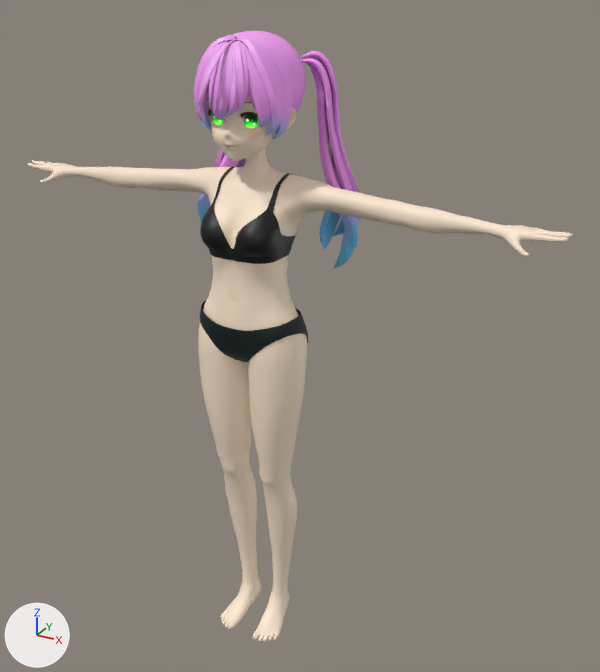
Two versions of the FBX model exported/mccc.fbx, one commit apart.
Rendered twice from a 50 mm lens placed at (0.973, -1.578, 1.682), pointed at (0.071, 0.062, 0.862). The lights are fixed; the arrows at lower left show +X, +Y and +Z. Where no turn or scale is listed for an object, it has been applied to the vertices.

The scene before the commit, as lines of its bpy script (objects in view):
```python
me_face = bpy.data.meshes.new('Face')
me_face.from_pydata(...)  # 2574 vertices, 2580 faces; spans x -0.096..0.096, y -0.125..0.058, z 1.312..1.528
# faces by material slot: [1910, 130, 192, 64, 278, 6]
me_face.materials.append(mat_face)  # picture img_facebasecolor_png
me_face.materials.append(mat_eye_white)  # picture img_facebasecolor_png
me_face.materials.append(mat_eyes)
me_face.materials.append(mat_eyereflection)  # white #e7e7e7
me_face.materials.append(mat_eyelid)  # picture img_facebasecolor_png
me_face.materials.append(mat_expression)  # picture img_expressionbasecolor_png
me_nurbspath_005 = bpy.data.meshes.new('NurbsPath.005')
me_nurbspath_005.from_pydata(...)  # 4141 vertices, 4050 faces; spans x -0.218..0.218, y 0.058..0.17, z 1.026..1.525
me_nurbspath_005.materials.append(mat_hair_back)  # picture img_hair_back_basecolor_edit_png
me_sphere_005 = bpy.data.meshes.new('Sphere.005')
me_sphere_005.from_pydata(...)  # 557 vertices, 496 faces; spans x -0.096..0.096, y -0.137..0.05, z 1.097..1.274
me_sphere_005.materials.append(mat_yurut)  # picture img_yurut_png
ob_face = bpy.data.objects.new('Face', me_face)
ob_face.location = (0.0, 0.0, 0.0)
ob_sphere_001 = bpy.data.objects.new('Sphere.001', me_sphere_005)
ob_sphere_001.location = (0.0, 0.0, 0.0)
ob_twintail = bpy.data.objects.new('TwinTail', me_nurbspath_005)
ob_twintail.location = (0.0, 0.0, 0.0)
# also in view: 'Body' at (0.0, -0.044, 0.7); 'Shorts' at (0.0, -0.043, 0.892); 'BackHair' at (0.0, 0.016, 1.457); 'FrontHair' at (-0.001, -0.11, 1.468); 'SideHair.mk2' at (0.0, -0.057, 1.461)
```
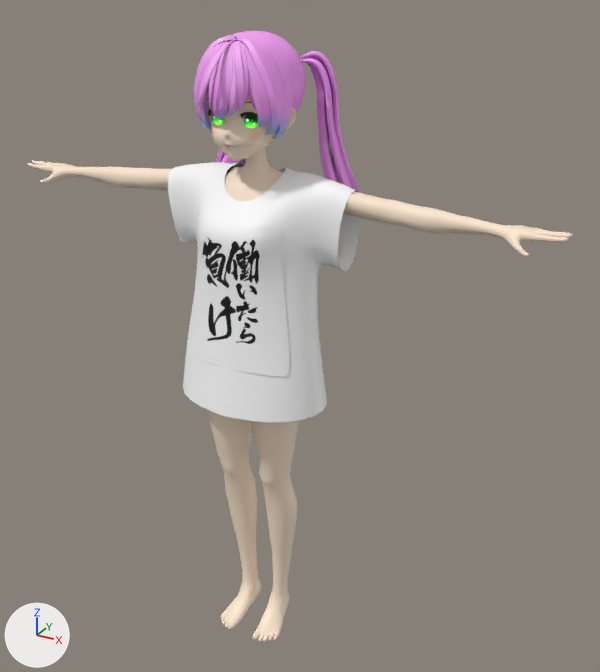
Changed parts and their boxes [x1, y1, x2, y2] in the pictures (600 x 672 px):
'YuruT', added
    after: [168, 162, 360, 422]
'hataraitara_make', added
    after: [188, 215, 290, 377]
'Sphere.001', unchanged, covered by the edit
    before: [200, 167, 296, 264]
    after: [225, 167, 234, 176]
'Shorts', unchanged, covered by the edit
    before: [200, 301, 308, 362]

What the commit changed:
Picture 'hataraitara_make.png' (img_hataraitara_make_png) is new.
Material 'hataraitara_make' (mat_hataraitara_make) is new.
Its texture is img_hataraitara_make_png.
Mesh me_hataraitara_make_001 is new.
It has 221 vertices, 192 faces and spans x -0.139..0.139, y -0.157..-0.087, z 0.845..1.184.
It uses material mat_hataraitara_make (picture img_hataraitara_make_png).
Mesh me_cube_013 is new.
It has 658 vertices, 616 faces and spans x -0.237..0.237, y -0.178..0.092, z 0.737..1.282.
It uses material mat_yurut (picture img_yurut_png).
Object 'hataraitara_make' (ob_hataraitara_make) is new; it shows me_hataraitara_make_001.
Its location is (0.0, 0.0, 0.0).
Object 'YuruT' (ob_yurut) is new; it shows me_cube_013.
Its location is (0.0, 0.0, 0.0).
